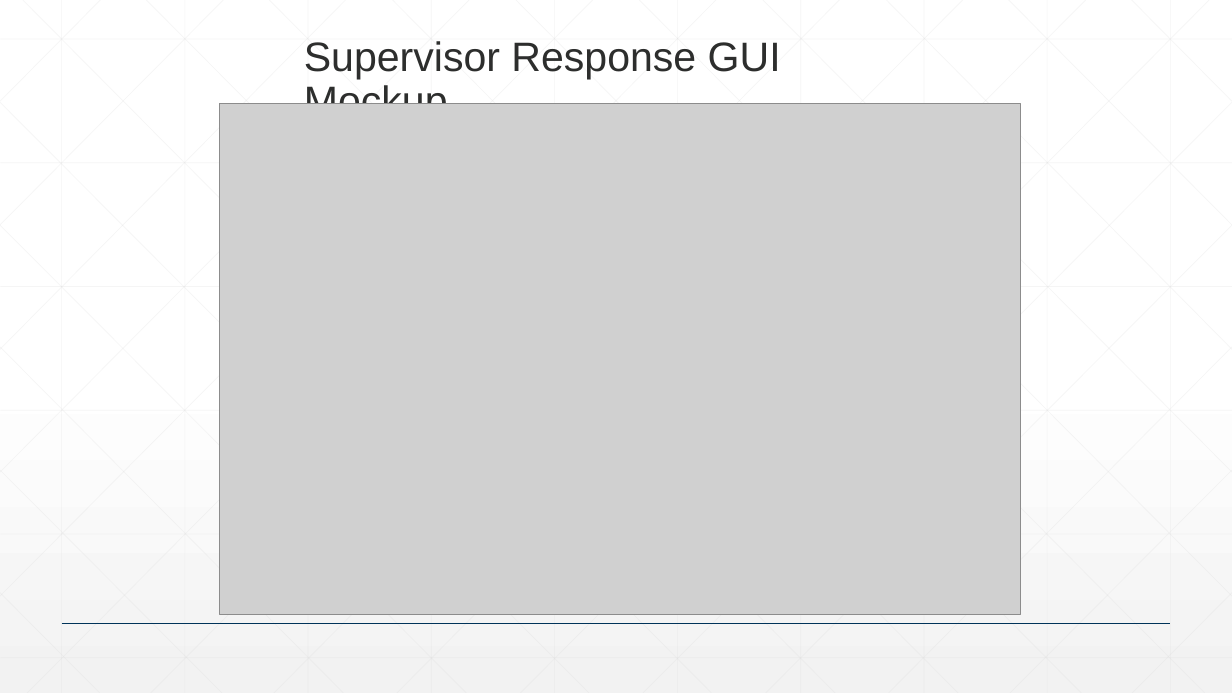
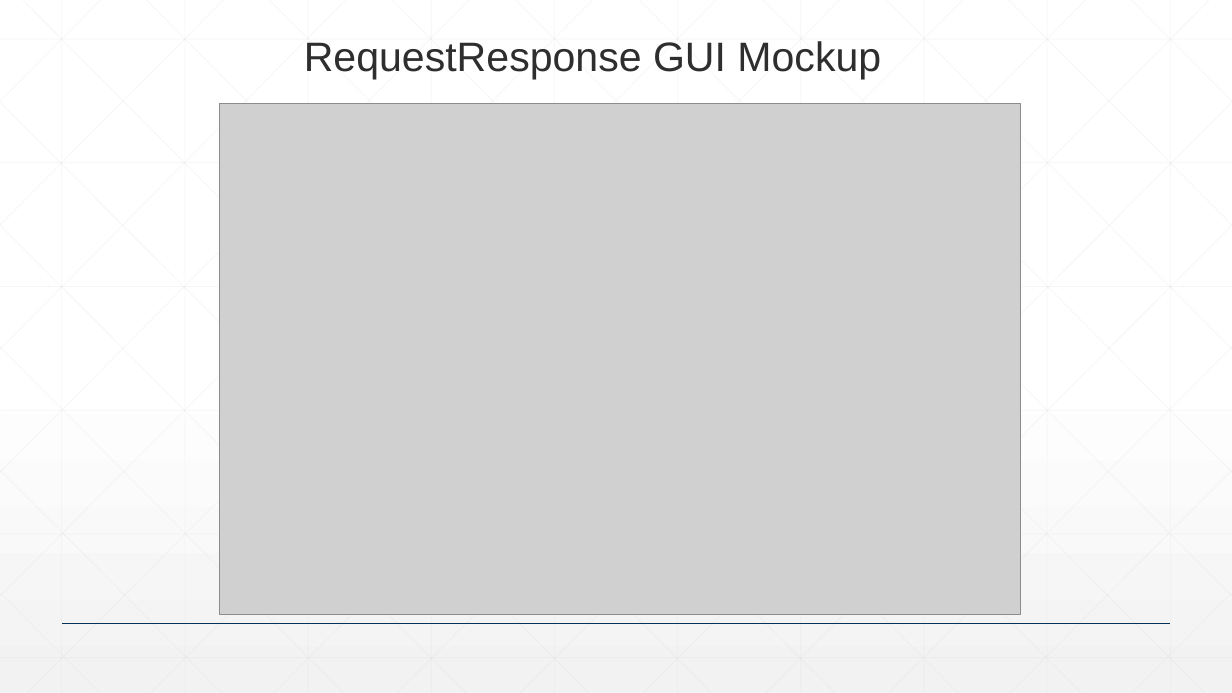
Before and after one commit to tattymennis/csci-4711-project, a slide deck: slide 4 of presentations/presentation-final.pptx. Drawn at 1232x693 pixels with LibreOffice and Linux fonts; fonts in the diff are those of the drawing; grey boxes stand for pictures. Boxes give left, top, right and bottom in pixels: in the first picture for what was removed or moved away, otherwise in the second. Text is boxed around its words. In the diff, an @@ line names an element or a change of style, - is before the commit and + after.

```diff
--- a/presentations/presentation-final.pptx
+++ b/presentations/presentation-final.pptx
@@ text at [304, 41, 881, 79]: text changed @@
-Supervisor Response GUI Mockup
+RequestResponse GUI Mockup
```
Also in this commit, not shown: 3 other slides changed, 8 other files.
